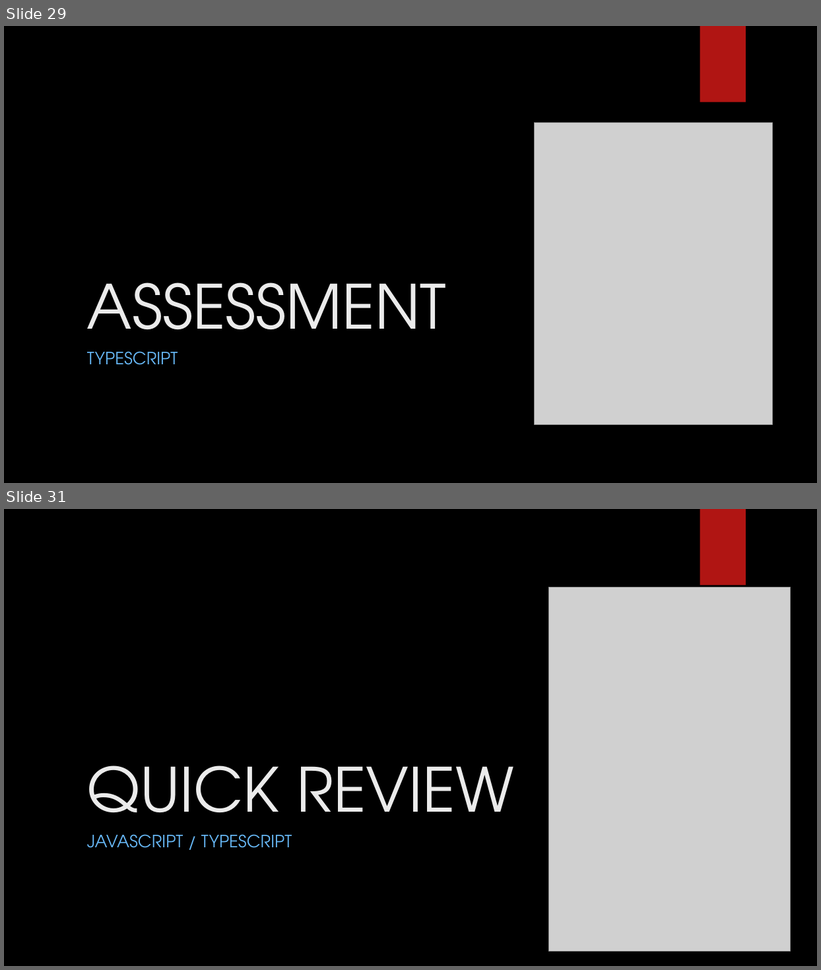
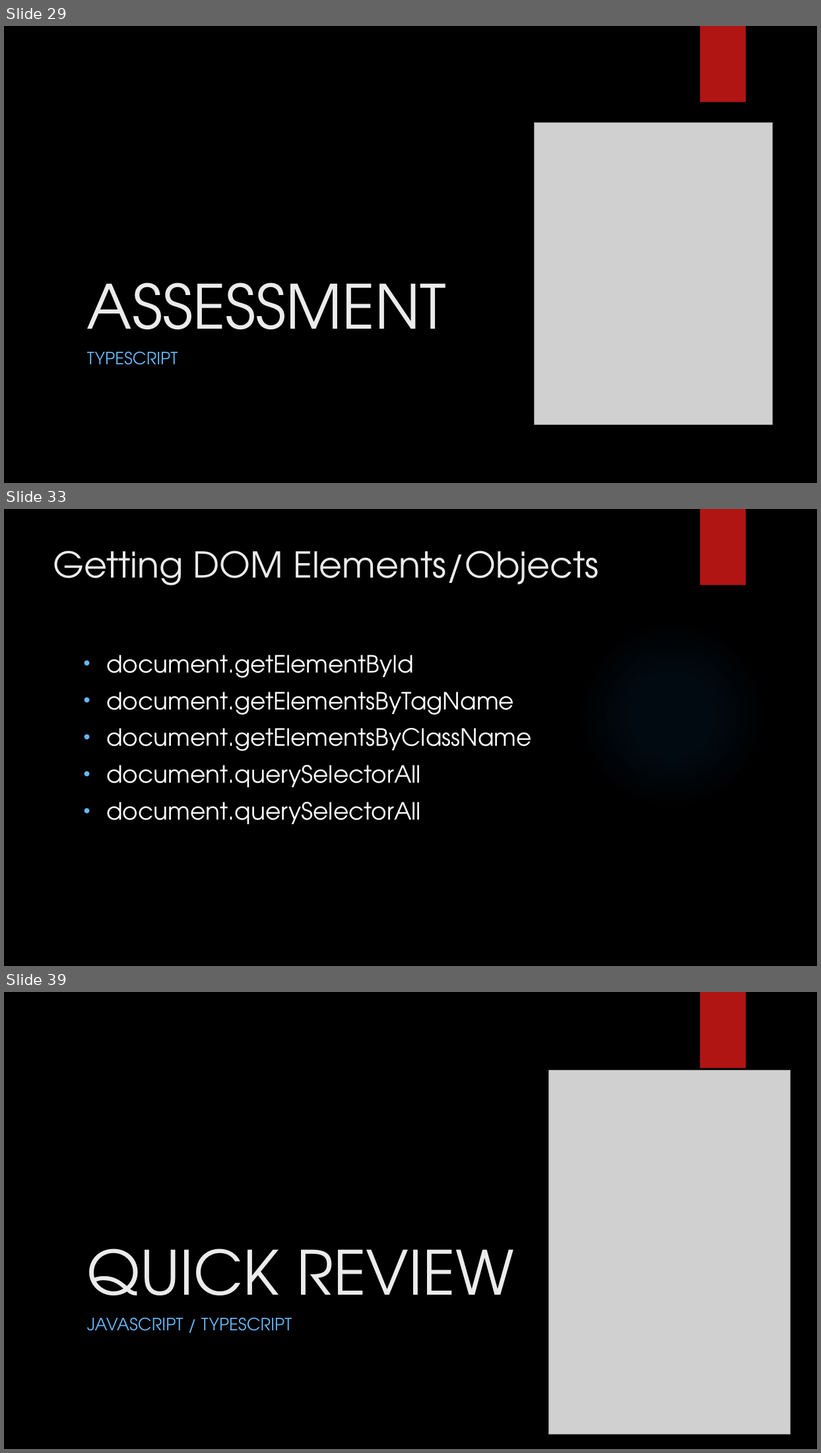
Before and after one commit to LogolsLLC/Logols-May2018, a slide deck: Slides/06_JavaScriptTypescript_TrainingPlan.pptx. Shown one above the other, each under a label of ours: slides 29 and 31 before the commit, slides 29, 33 and 39 after it; the slides between them are not shown. The pictures are 821x970 and 821x1453 pixels, drawn with LibreOffice and Linux fonts; fonts in the diff are those of the drawing; grey boxes stand for pictures; background and template pictures are left out. Boxes give left, top, right and bottom in pixels: in the first picture for what was removed or moved away, otherwise in the second. Text is boxed around its words. In the diff, an @@ line names an element or a change of style, - is before the commit and + after.

```diff
--- a/Slides/06_JavaScriptTypescript_TrainingPlan.pptx
+++ b/Slides/06_JavaScriptTypescript_TrainingPlan.pptx
@@ slide 33 added at (4,509,817,966), background picture (left out); not listed: 1 template element that a slide beside it also shows @@
@@ title added at (54,551,599,586), 42 pt, text #EBEBEB @@
+Getting DOM Elements/Objects
@@ ellipse added at (578,621,766,809), fill gradient #1C95F2 @@
@@ text added at (106,655,531,824), 28 pt, text #FFFFFF @@
+• document.getElementById
+• document.getElementsByTagName
+• document.getElementsByClassName
+• document.querySelectorAll
+• document.querySelectorAll
@@ what was slide 31 is now slide 39 @@
```
Also in this commit, not shown: 20 slides changed, 7 other slides added, 1 other file.
